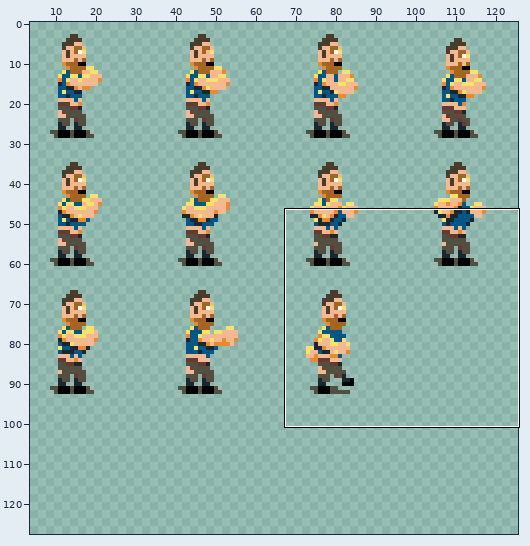
Sprite sheet: scenes/entities/bum_p1.png. The first picture is a wide view before the edit; the outline marks the close-up.
Close-up. The starting point:
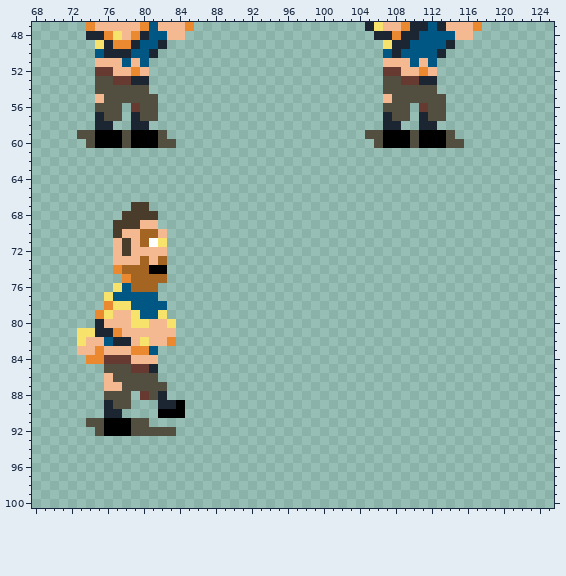
The file is 128x128 pixels. Shown: x 68..125, y 47..100. The wide view leaves out empty margins. The commit also changed other parts of the picture, which this record leaves out.
Now the later version:
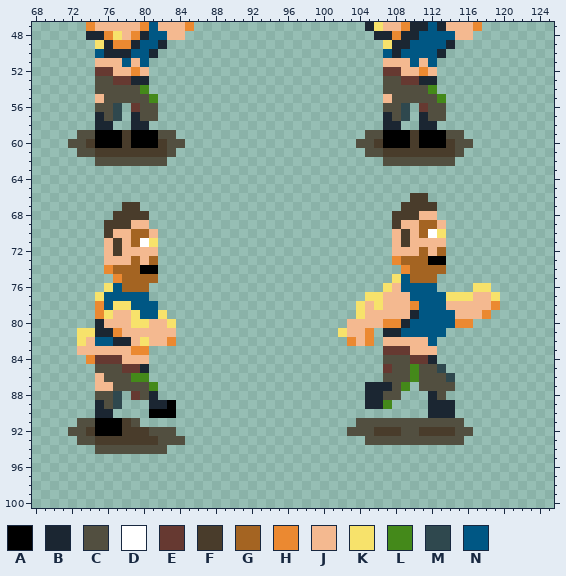
Palette (. is transparent): A #000000  B #1b2632  C #524f40  D #ffffff  E #663931  F #493c2b  G #a46422  H #eb8931  J #f4b990  K #f7e26b  L #44891a  M #2f484e  N #005784
Changes in this commit:
y 54: x 80 C -> L; x 112 C -> L
y 55: x 81 C -> L; x 113 C -> L
y 56..57: x 77 C -> M; x 109 C -> M
y 59: x 78 C -> F; x 83 . -> C; x 110 C -> F; x 115 . -> C
y 60: x 72..74 ..C -> CCF; x 78 C -> F; x 82 C -> F; x 84 . -> C; x 104..106 ..C -> CCF; x 110 C -> F; x 114 C -> F; x 116 . -> C
y 61: x 73..83 ........... -> CCFFFFFFFFC; x 105..115 ........... -> CCFFFFFFFFC
y 62: x 75..82 ........ -> CCCCCCCC; x 107..114 ........ -> CCCCCCCC
y 66: x 110..111 .. -> FF
y 67: x 78 . -> F; x 80 F -> .; x 109..112 .... -> FFFF
y 68: x 77 . -> F; x 81 F -> .; x 108..112 ..... -> FFFJJ
y 69: x 76 . -> F; x 79 F -> J; x 81 J -> .; x 108..113 ...... -> FJJGGJ
y 70: x 76..77 .F -> FJ; x 79 J -> G; x 81..82 GJ -> J.; x 108..113 ...... -> JFJGDK
y 71: x 76..82 .JFJGDK -> JFJGDK.; x 108..113 ...... -> JFJJJJ
y 72: x 76..78 .JF -> JFJ; x 82 J -> .; x 108..113 ...... -> JJJGJG
y 73: x 76 . -> J; x 79..82 JGJG -> GJG.; x 108..113 ...... -> HGGGAA
y 74: x 76..77 .H -> HG; x 80 G -> A; x 82 A -> .; x 109..113 ..... -> HGGGG
y 75: x 77..78 .H -> HG; x 82 G -> .; x 108..112 ..... -> KNGGG
y 76: x 76..78 .KN -> KNG; x 81 G -> .; x 107..112 ...... -> KJNNNN; x 117..118 .. -> KK
y 77: x 75..76 .K -> KN; x 81 N -> .; x 105..119 ............... -> KKJJJNNNNKKKJJK
y 78: x 75..76 .H -> HN; x 82 N -> .; x 104..119 ................ -> KJKJJJHNNNJJJJJH
y 79: x 104..118 ............... -> KJJJJJBNNNNJJJH
y 80: x 103..116 .............. -> JJJJHHBNNNNNHH
y 81: x 102..105 .... -> KJJH; x 107..113 ....... -> BBNNNNN
y 82: x 75 J -> N; x 103..105 ... -> HJH; x 107..112 ...... -> JJJJJN
y 83: x 75 H -> J; x 81 N -> .; x 107..112 ...... -> EEEJJJ
y 84: x 75 H -> E; x 78 E -> J; x 81 J -> .; x 107..112 ...... -> CCCEEB
y 85: x 75 . -> C; x 78 C -> E; x 80..81 EB -> B.; x 107..113 ....... -> ECCLCCM
y 86: x 75..76 .J -> JC; x 79..81 CCC -> LL.; x 107..114 ........ -> CCCLCCCM
y 87: x 75 . -> J; x 77 J -> C; x 81..82 CC -> L.; x 105..109 ..... -> BBBCL; x 111..114 .... -> CCCC
y 88: x 75 . -> C; x 77..82 CC.ECB -> M.ECB.; x 105..108 .... -> BBCC; x 112..113 .. -> BC
y 89: x 75..78 .BCC -> BCM.; x 81 . -> B; x 83..84 BA -> A.; x 105..107 ... -> BBL; x 112..114 ... -> BBB
y 90: x 75 . -> B; x 77 B -> .; x 81 . -> A; x 84 A -> .; x 112..114 ... -> BBB
y 91: x 73 . -> C; x 75 C -> A; x 78 A -> F; x 80 C -> .; x 104..115 ............ -> CCCCCCCCCCCC
y 92: x 72..75 ...C -> CCFA; x 78..80 ACC -> FFF; x 103..116 .............. -> CCCFFFCCFFFFCC
y 93: x 73..84 ............ -> CCFFFFFFFCCC; x 105..115 ........... -> CCCCCCCCCCC
y 94: x 75..82 ........ -> CCCCCCCC
Boxes around the changes in both close-ups, in picture pixels (x1, y1, x2, y2):
changed: (68, 85, 185, 454)
changed: (338, 85, 500, 445)
